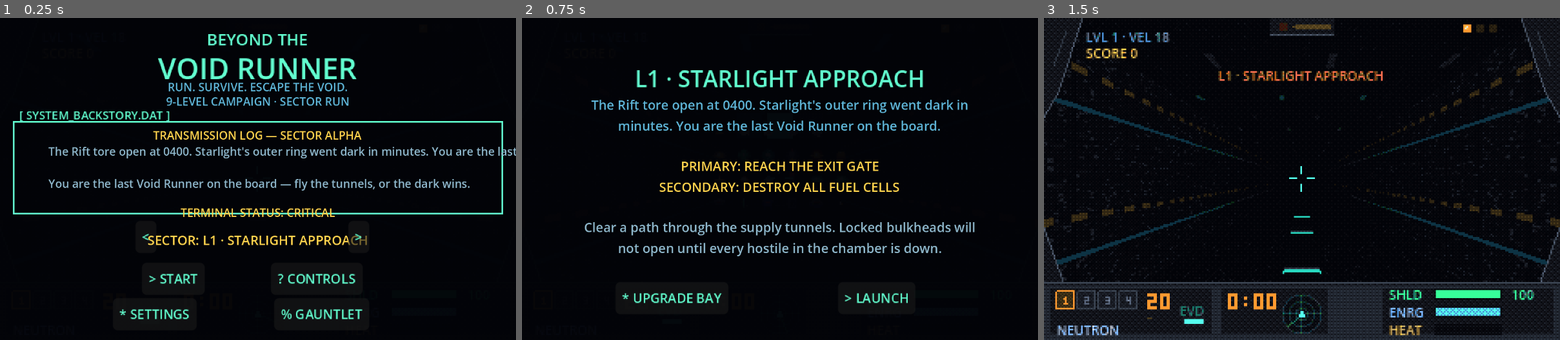
Above: before the commit, frames 1-3 (left to right).
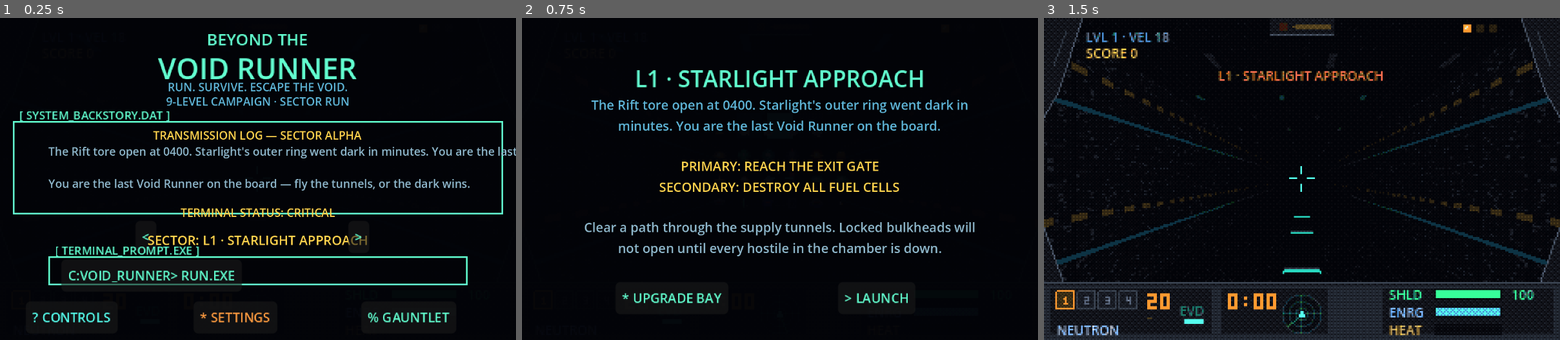
Above: after the commit, the same moments.

Repository: NCSTATEPACK16/VoidRunner
Game: Godot game, scene res://scenes/game.tscn
Two runs of this game, one before a commit and one after it. Both use one fixed random seed, a clock stepped at 60 frames per second and the inputs below.
Inputs (mouse positions are in pixels of both pictures, inside the frame that each line leads up to):
- Up to frame 1 (0.25 s): no input
- Up to frame 2 (0.75 s): click (697, 278) at 0.5 s, where only the run before the commit has a clickable "> START"
- Up to frame 3 (1.5 s): click "> LAUNCH" at 1.25 s

The runs differ from the first frame. In frame 1, 3.6% of the frame differs, in the area x 6-91%, y 71-95%; in frame 2, less than 0.1%; in frame 3, nothing differs.

Commit message:
Restyle start-screen CTA as terminal prompt, recolor bottom row
> START becomes a boxed C:VOID_RUNNER> RUN.EXE prompt (same on_press
callback, no logic change). CONTROLS/SETTINGS/GAUNTLET recolored to
the Figma page's cyan/orange/green role-coding and reflowed onto one
row to make room for the CTA's own row above it.

Diff:
--- a/scripts/overlays.gd
+++ b/scripts/overlays.gd
@@ -216,15 +216,17 @@
 	_button(p, Vector2(84, 126), "<", func() -> void: _adjust_sector(-1))
 	_sector_label = _line(p, 132, "", 8, KEY_COL)
 	_button(p, Vector2(216, 126), ">", func() -> void: _adjust_sector(1))
-	_button(p, Vector2(88, 152), "> START", func() -> void:
+	_box(p, Rect2(30, 148, 260, 18), TITLE_COL, "TERMINAL_PROMPT.EXE")
+	_button(p, Vector2(38, 150), "C:VOID_RUNNER> RUN.EXE", func() -> void:
 		AudioSys.unlock()
 		launch_requested.emit())
-	_button(p, Vector2(168, 152), "? CONTROLS", func() -> void: show_only("help"))
-	_button(p, Vector2(70, 174), "* SETTINGS", func() -> void:
+	_button(p, Vector2(16, 176), "? CONTROLS", func() -> void: show_only("help"),
+		Color("55ffee"))
+	_button(p, Vector2(120, 176), "* SETTINGS", func() -> void:
 		_settings_return = "start"
-		show_only("settings"))
+		show_only("settings"), ORANGE_COL)
 	# K5: endless survival mode — the button doubles as the audio-unlock gesture
-	_button(p, Vector2(170, 174), "% GAUNTLET", func() -> void:
+	_button(p, Vector2(224, 176), "% GAUNTLET", func() -> void:
 		AudioSys.unlock()
 		gauntlet_requested.emit())
 
